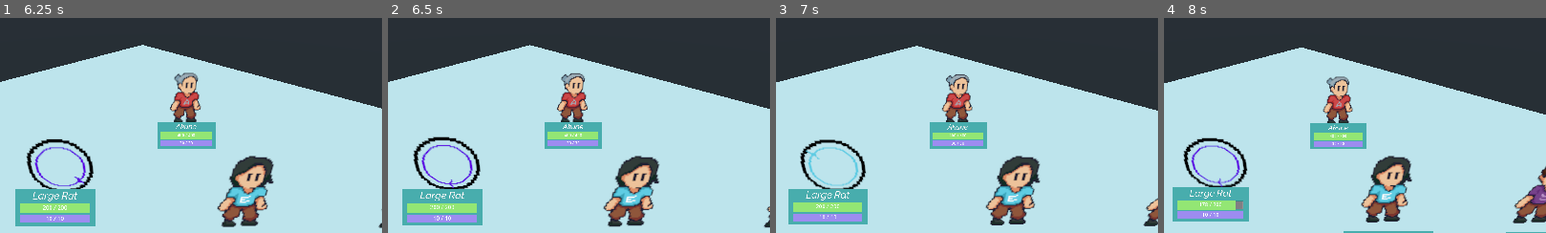
Above: before the commit, frames 1-4 (left to right).
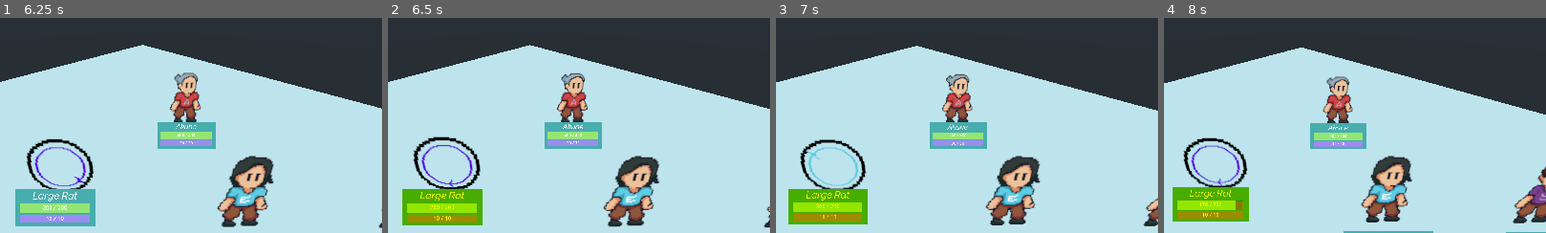
Above: after the commit, the same moments.

Repository: avsecam/aob
Game: Godot game, scene res://Scenes/Main.tscn
Two runs of this game, one before a commit and one after it. Both use one fixed random seed, a clock stepped at 60 frames per second and the inputs below.
Inputs:
- Up to frame 1 (6.25 s): tap Enter (ui_accept) at 0.5, 0.77, 1.52, 3.02, 3.77, 4.52, 6.02 s; hold Shift (sprint) 0.53-1.28 s; hold Up (ui_up) 0.53-2.03 s; tap Shift (sprint) every 1.5 s from 1.35 to 5.85 s; hold Shift (sprint) 2.03-2.78 s; hold Left (ui_left) 2.03-3.53 s; hold Down (ui_down) 3.53-4.28 s; hold Shift (sprint) 3.53-4.28 s; hold Right (ui_right) 4.28-5.03 s; hold Up (ui_up) 5.03-5.78 s; hold Shift (sprint) 5.03-5.78 s; hold Right (ui_right) from 5.78 s (still down)
- Up to frame 2 (6.5 s): keep holding Right (ui_right)
- Up to frame 3 (7 s): keep holding Right (ui_right); hold Shift (sprint) from 6.53 s (still down); tap Enter (ui_accept) at 6.77 s
- Up to frame 4 (8 s): keep holding Right (ui_right); release Shift (sprint) at 7.28 s; tap Shift (sprint) at 7.35 s; tap Enter (ui_accept) at 7.52 s
The pictures show only the part of the screen within x 31-81%, y 17-67%; the shares and areas given below are measured in that part.

Frame 1 is identical in both runs. In frame 2, 3.5% of the frame differs, in the area x 3-25%, y 79-97%; in frame 3, 3.4%; in frame 4, 3.2%.

Commit message:
Make target selection more noticeable

Diff:
--- a/Scenes/Battle/CombatCharacter.gd
+++ b/Scenes/Battle/CombatCharacter.gd
@@ -6,10 +6,10 @@
 signal damaged()
 signal downed()
 
-onready var combatInfo: VBoxContainer = $Billboard/Viewport/CombatInfo/Container/VBoxContainer
-onready var characterName: Label = combatInfo.get_node("Label")
-onready var healthBar: ProgressBar = combatInfo.get_node("Health")
-onready var resourceBar: ProgressBar = combatInfo.get_node("Resource")
+onready var combatInfo: Control = $Billboard/Viewport/CombatInfo
+onready var characterName: Label = combatInfo.get_node("Container/VBoxContainer/Label")
+onready var healthBar: ProgressBar = combatInfo.get_node("Container/VBoxContainer/Health")
+onready var resourceBar: ProgressBar = combatInfo.get_node("Container/VBoxContainer/Resource")
 
 var character: Spatial # Hero or Enemy node
 var characterStats: CharacterStats
@@ -34,8 +34,10 @@
 
 func _physics_process(_delta):
 	if isSelected:
+		combatInfo.modulate = Color(1, 1, 0, 1)
 		character.sprite.modulate = Color(1, 0, 1, 1)
 	else:
+		combatInfo.modulate = Color(1, 1, 1, 1)
 		character.sprite.modulate = Color(1, 1, 1, 1)
 
 
@@ -61,7 +63,6 @@
 	pass
 
 
-
 func _on_damaged_physical(damageInfo: Dictionary):
 	var finalDamage: int = damageInfo["damage"] - (characterStats.defensePhys * 0.5)
 	emit_signal("damaged")
--- a/Scenes/Battle/CombatOptions.gd
+++ b/Scenes/Battle/CombatOptions.gd
@@ -19,15 +19,11 @@
 
 var currentSubContainer: Button
 
-var magics: Array = [
-	"Combust", "Spark", "Razor Leaf"
-]
-var techniques: Array = [
-	"Poach", "Bonebreaker"
-]
+var magics: Array # depends on CharacterStats.magics
+var techniques: Array # depends on CharacterStats.techniques
 var items: Array = [
 	"Bautista Daily Special", "Inspiriting Plum (M)"
-]
+] # make an inventory
 
 
 func _ready():
@@ -38,7 +34,7 @@
 	if array.empty():
 		subContainer.grab_focus()
 		subContainerButtons.clear()
-		subContainer.get_node("ColorRect").rect_size.y = 24
+		subContainer.get_node("ColorRect").rect_size.y = 20
 	else:
 		var newButton
 		for item in array:
@@ -63,7 +59,7 @@
 
 func _set_focus_neighbors(container: Control):
 	var i: int = 0
-	var buttons = container.get_children()
+	var buttons: Array = container.get_children()
 	while i < buttons.size():
 		buttons[i].focus_neighbour_top = buttons[i - 1].get_path()
 		buttons[i].focus_neighbour_bottom = buttons[i + 1].get_path() if i != buttons.size() - 1 else buttons[0].get_path()
--- a/Scenes/Battle/CombatOptions.tscn
+++ b/Scenes/Battle/CombatOptions.tscn
@@ -82,6 +82,7 @@
 margin_right = -0.100037
 margin_bottom = -0.0320053
 rect_min_size = Vector2( 200, 40 )
+focus_mode = 2
 __meta__ = {
 "_edit_use_anchors_": false
 }
--- a/Scenes/Character/Hero/Akune.gd
+++ b/Scenes/Character/Hero/Akune.gd
@@ -3,4 +3,3 @@
 
 func _ready():
 	characterStats.magics.append("fireball")
-	print(characterStats.magics)
